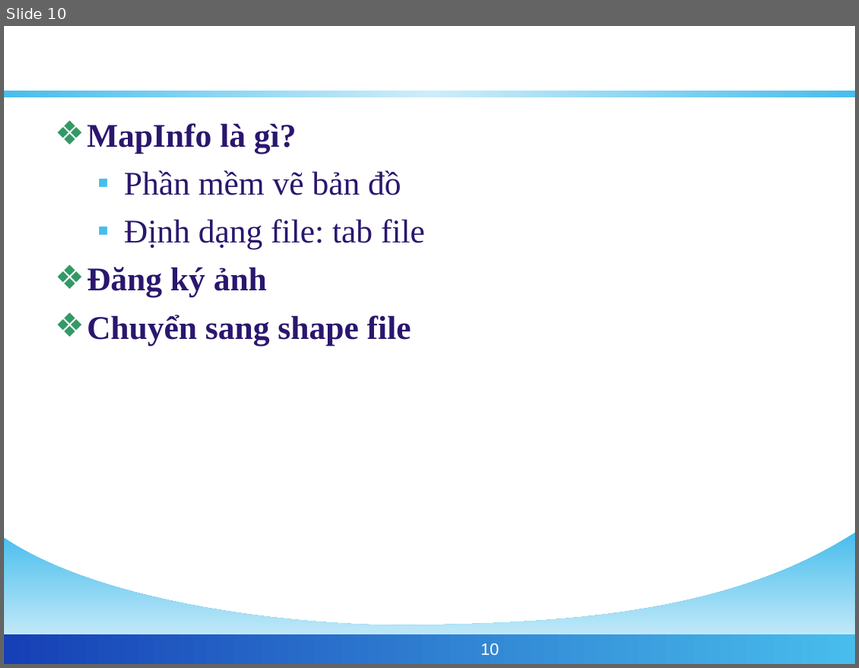
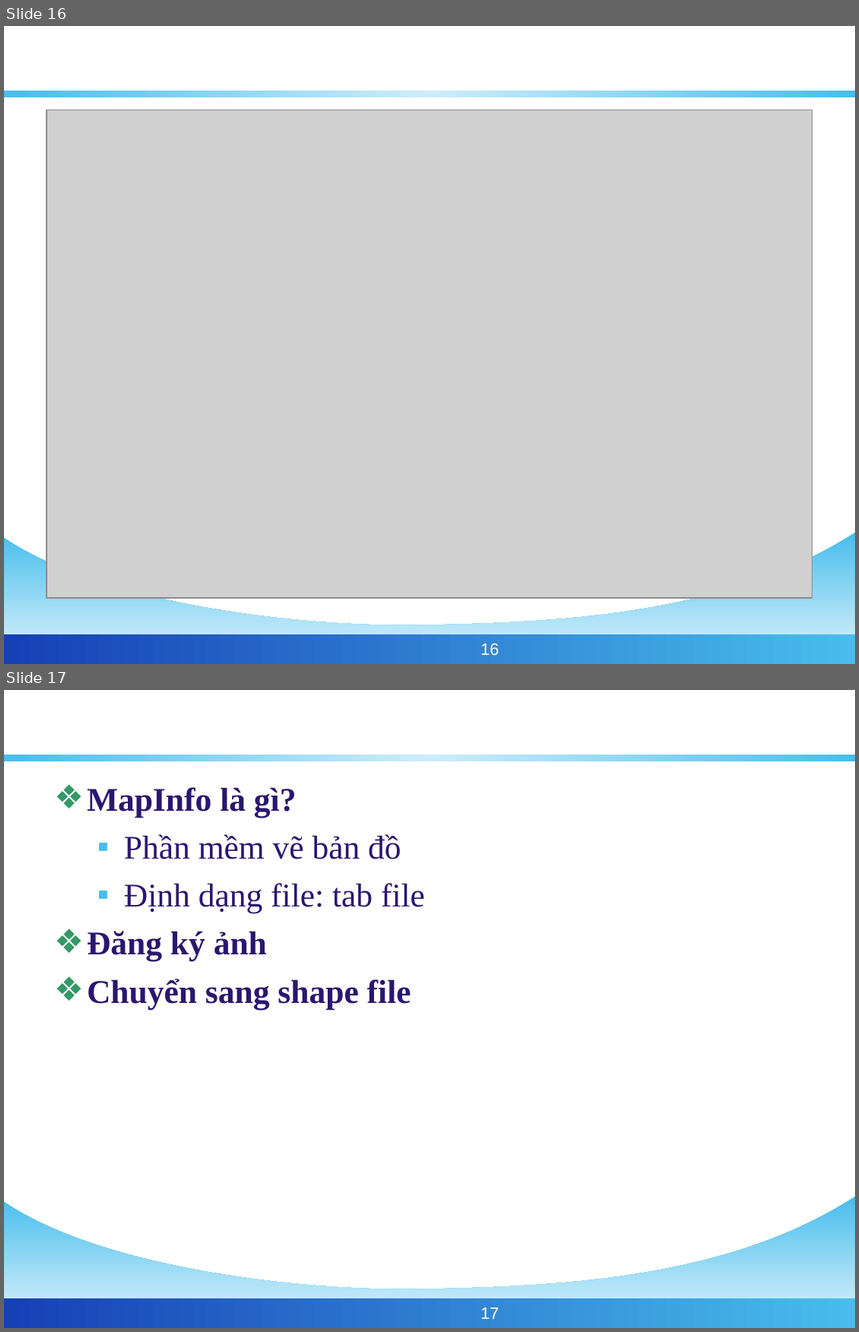
Before and after one commit to phamngsinh/cantho-webgis, a slide deck: Document/Bao Cao/BaoCaoLuanVan.ppt. Shown one above the other, each under a label of ours: slide 10 before the commit, slides 16 and 17 after it. The pictures are 859x668 and 859x1332 pixels, drawn with LibreOffice and Linux fonts; fonts in the diff are those of the drawing; grey boxes stand for pictures; background and template pictures are left out. Boxes give left, top, right and bottom in pixels: in the first picture for what was removed or moved away, otherwise in the second. Text is boxed around its words. In the diff, an @@ line names an element or a change of style, - is before the commit and + after.

```diff
--- a/Document/Bao Cao/BaoCaoLuanVan.ppt
+++ b/Document/Bao Cao/BaoCaoLuanVan.ppt
@@ slide 16 added at <box>4,26,855,664</box>, background #FFFFFF; not listed: 3 template elements that a slide beside it also shows @@
@@ title added at <box>253,47,607,91</box>, 32 pt, text #FFFFFF, bold @@
+CHUẨN OPENGIS
@@ picture added at <box>47,110,813,598</box> @@
@@ page number added at <box>481,644,499,655</box>, 14 pt, text #FFFFFF @@
+16
@@ what was slide 10 is now slide 17 @@
@@ page number at <box>481,1308,499,1319</box>: text changed @@
-10
+17
```
Also in this commit, not shown: 7 slides changed, 6 other slides added.
